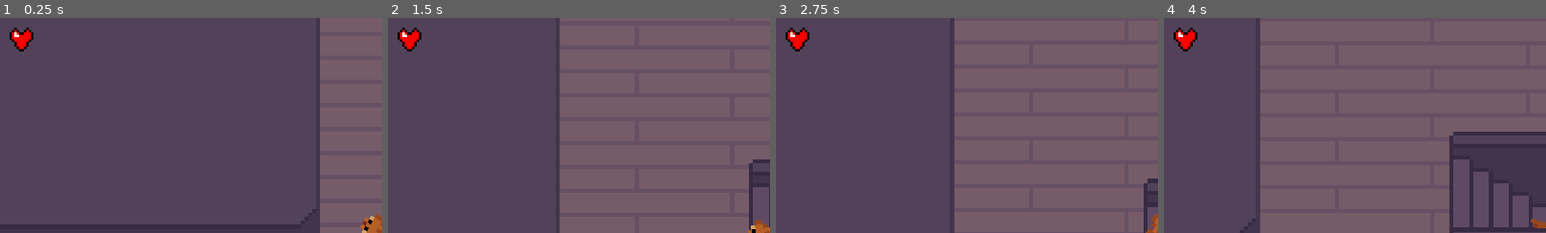
Above: before the commit, frames 1-4 (left to right).
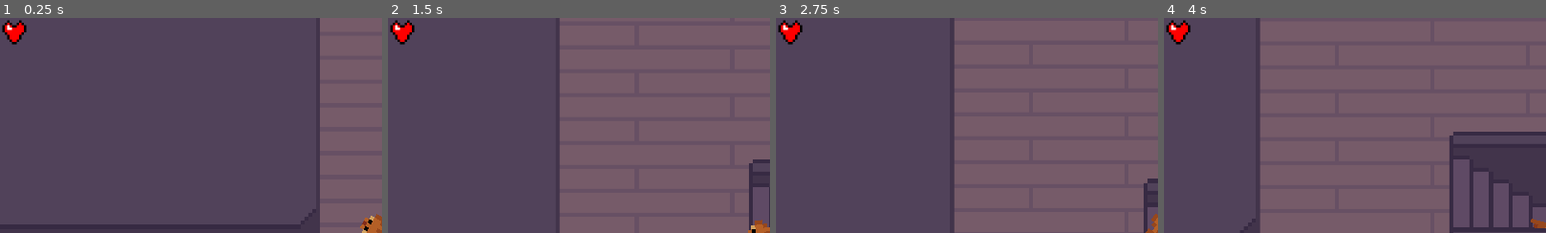
Above: after the commit, the same moments.

Repository: canaryincoalmine/Fish-Society-and-its-Bubbles
Game: Godot game, scene res://Code/Screens/Level 1.tscn
The game is run twice, just before and just after one commit, with the same random seed, the same clock (stepped at 60 frames per second) and the same inputs. This scene is started directly instead of the project's main scene.
Inputs (mouse positions are % of the whole screen's width and height, from its top left):
- Up to frame 1 (0.25 s): no input
- Up to frame 2 (1.5 s): move the mouse to (72, 45) at 0.52 s; tap Space (dash) at 0.6 s; move the mouse to (30, 55) at 1.27 s; click (30, 55) at 1.35 s
- Up to frame 3 (2.75 s): move the mouse to (60, 28) at 2.02 s; tap Space (dash) at 2.1 s
- Up to frame 4 (4 s): move the mouse to (45, 70) at 2.77 s; click (45, 70) at 2.85 s; move the mouse to (80, 65) at 3.52 s; tap Space (dash) at 3.6 s
The pictures show only the part of the screen within x 0-50%, y 0-50%; the shares and areas given below are measured in that part.

The runs differ from the first frame. In frame 1, 0.7% of the frame differs, in the area x 0-9%, y 0-16%; in frame 2, 0.7%; in frame 3, 0.7%; in frame 4, 0.7%.

Commit message:
added bubble pop sfx, ocean ambience

Diff:
--- a/Code/Player/Player.tscn
+++ b/Code/Player/Player.tscn
@@ -137,7 +137,7 @@
 
 [node name="DashSound" type="AudioStreamPlayer" parent="."]
 stream = SubResource("AudioStreamRandomizer_ppohr")
-volume_db = -8.185
+volume_db = -12.87
 
 [node name="ShootTimer" type="Timer" parent="."]
 wait_time = 0.2
--- a/Code/Projectiles/Player_Bullet.tscn
+++ b/Code/Projectiles/Player_Bullet.tscn
@@ -1,8 +1,11 @@
-[gd_scene load_steps=10 format=3 uid="uid://clsqauqva11rd"]
+[gd_scene load_steps=14 format=3 uid="uid://clsqauqva11rd"]
 
 [ext_resource type="Script" path="res://Code/Projectiles/player_bullet.gd" id="1_jd8y5"]
 [ext_resource type="Texture2D" uid="uid://cpq6ewxdvilsm" path="res://Sprites/Entities/Bubble.png" id="1_mvgv1"]
 [ext_resource type="Texture2D" uid="uid://cxalp26sgwgai" path="res://Sprites/Entities/Bubble pop.png" id="3_8626u"]
+[ext_resource type="AudioStream" uid="uid://bv01s5jktop2u" path="res://Audio/on_hit_1.wav" id="4_6v4g7"]
+[ext_resource type="AudioStream" uid="uid://dofpdig4xd4n1" path="res://Audio/on_hit_2.wav" id="5_ky4vk"]
+[ext_resource type="AudioStream" uid="uid://dktjea2o1luw3" path="res://Audio/on_hit_3.wav" id="6_ccod0"]
 
 [sub_resource type="CircleShape2D" id="CircleShape2D_jp6oe"]
 radius = 16.0312
@@ -51,6 +54,12 @@
 "speed": 12.0
 }]
 
+[sub_resource type="AudioStreamRandomizer" id="AudioStreamRandomizer_yl6s7"]
+streams_count = 3
+stream_0/stream = ExtResource("4_6v4g7")
+stream_1/stream = ExtResource("5_ky4vk")
+stream_2/stream = ExtResource("6_ccod0")
+
 [node name="PlayerBullet" type="Area2D"]
 collision_mask = 5
 script = ExtResource("1_jd8y5")
@@ -70,6 +79,10 @@
 frame = 3
 frame_progress = 1.0
 
+[node name="OnHitSound" type="AudioStreamPlayer" parent="."]
+stream = SubResource("AudioStreamRandomizer_yl6s7")
+volume_db = -15.0
+
 [connection signal="body_entered" from="." to="." method="_on_body_entered"]
 [connection signal="ready" from="." to="." method="_on_ready"]
 [connection signal="animation_finished" from="AnimatedSprite2D" to="." method="_on_animated_sprite_2d_animation_finished"]
--- a/Code/Projectiles/player_bullet.gd
+++ b/Code/Projectiles/player_bullet.gd
@@ -14,6 +14,7 @@
 
 
 func _on_body_entered(body):
+	$OnHitSound.play()
 	$AnimatedSprite2D.play("pop")
 	SPEED = 0
 
--- a/Code/Screens/Level 1.tscn
+++ b/Code/Screens/Level 1.tscn
@@ -6,6 +6,7 @@
 [ext_resource type="Texture2D" uid="uid://hr4j7wc20j3s" path="res://Sprites/Maps/Level1/Background filler.png" id="2_tciqi"]
 [ext_resource type="Texture2D" uid="uid://cr0he6bcwdvbm" path="res://Sprites/Maps/Level1/Underwater deck room.png" id="3_bcxjj"]
 [ext_resource type="Texture2D" uid="uid://bri8exuq6oqrs" path="res://Sprites/Maps/Level1/Underwater stairs .png" id="4_e5a6p"]
+[ext_resource type="AudioStream" uid="uid://b2a5voaaaeocn" path="res://Audio/ocean_ambience_1.wav" id="4_icb3t"]
 [ext_resource type="Texture2D" uid="uid://cqhyboxt7ukbf" path="res://Sprites/Maps/Level1/Underwater stairs top layer.png" id="5_82kac"]
 [ext_resource type="Texture2D" uid="uid://cnl8aj5qh7qhp" path="res://Sprites/Maps/Level1/Ship top layer.png" id="6_tsaih"]
 [ext_resource type="PackedScene" uid="uid://74lnysi4i3b7" path="res://Code/Enemies/Cod/Cod.tscn" id="7_5okh8"]
@@ -27,6 +28,10 @@
 [node name="MusicPlayer" type="AudioStreamPlayer" parent="."]
 stream = ExtResource("8_8biuh")
 volume_db = -12.18
+
+[node name="AmbiencePlayer" type="AudioStreamPlayer" parent="."]
+stream = ExtResource("4_icb3t")
+volume_db = -15.768
 
 [node name="NavigationRegion2D" type="NavigationRegion2D" parent="."]
 navigation_polygon = SubResource("NavigationPolygon_eeqhf")
--- a/Code/Screens/hud.tscn
+++ b/Code/Screens/hud.tscn
@@ -6,10 +6,8 @@
 [node name="HUD" type="CanvasLayer"]
 
 [node name="HeartContainer" type="HBoxContainer" parent="."]
-offset_left = 18.0
-offset_top = 18.0
-offset_right = 94.0
-offset_bottom = 30.0
+offset_right = 76.0
+offset_bottom = 12.0
 scale = Vector2(6, 6)
 script = ExtResource("1_2uugi")
 
--- a/Code/Screens/level_1.gd
+++ b/Code/Screens/level_1.gd
@@ -4,6 +4,7 @@
 # Called when the node enters the scene tree for the first time.
 func _ready():
 	$MusicPlayer.play()
+	$AmbiencePlayer.play()
 
 
 # Called every frame. 'delta' is the elapsed time since the previous frame.
Not shown: 1 places in Code/Screens/Level 1.tscn that only renumber resources
